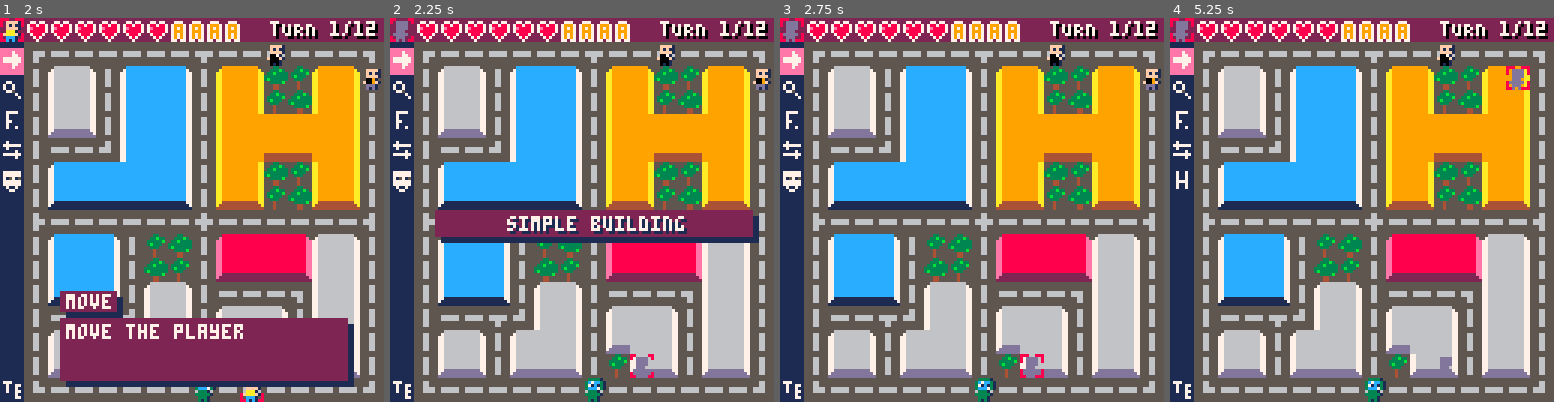
Above: before the commit, frames 1-4 (left to right).
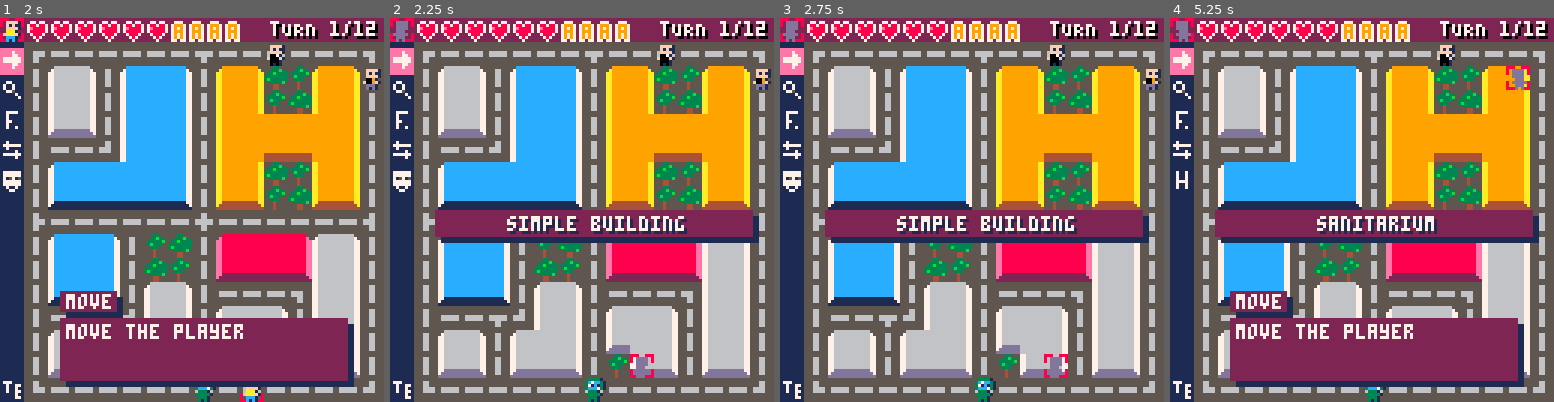
Above: after the commit, the same moments.

Repository: pixelocene/z
Game: PICO-8 cartridge z.p8
Same seed, same stepped clock (60 frames per second), same inputs: the game is played once before the commit and once after it.
Inputs:
- Up to frame 1 (2 s): tap X (X key) at 0.33, 1.07, 1.85 s; tap O (Z key) at 0.7, 1.7 s; hold Right from 1.6 s (still down)
- Up to frame 2 (2.25 s): release Right at 2.1 s; tap O (Z key) at 2.1 s; hold Up from 2.15 s (still down)
- Up to frame 3 (2.75 s): release Up at 2.42 s; hold Right from 2.47 s (still down); tap O (Z key) at 2.5 s
- Up to frame 4 (5.25 s): tap O (Z key) every 0.4 s from 2.9 to 4.9 s; tap X (X key) at 2.97, 4.08, 5.2 s; release Right at 3.03 s; hold Left 3.08-3.58 s; hold Down 3.63-3.97 s; hold Right 4.02-4.68 s; hold Up 4.73-5.03 s; hold Left from 5.08 s (still down)

Frame 1 is identical in both runs. In frame 2, less than 0.1% of the frame differs, in the area x 0-69%, y 0-94%; in frame 3, 7.6%; in frame 4, 22%, in the area x 0-97%, y 3-97%.

Commit message:
Refacto (inline more code to prevent tokens count)
It also:

- Remove the enter_building state and replace it with a message that disapears automaticaly
- Handle player direction

Diff:
--- a/z.p8
+++ b/z.p8
@@ -10,60 +10,20 @@
 	debug_enabled=true
 	debug_stack={}
 
-	-- game related
-	areas={}
-	players={}
-	game_special_buildings={}
-	target={
-		x=0,
-		y=0,
-		anim=0
-	}
-	init_game()
-	init_players()
-	current_player=1
-	current_action=actions[1]
-	state=states.title_screen
-	turn=1
-end
-
-function _update()
-	debug_stack={}
-	if state==states.title_screen then
-		update_title_screen()
-	end
-	if state==states.in_game
-		or state==states.in_game_action_selection
-		or state==states.in_game_move
-	 or state==states.in_game_enter_building then
-	 update_game()
-	end
-end
-
-function _draw()
-	-- states
-	if state==states.title_screen then
-		draw_title_screen()
-	end
-	if state==states.in_game
-		or state==states.in_game_action_selection
-		or state==states.in_game_move
-		or state==states.in_game_enter_building then
-	 draw_game()
-	end
-	-- debug mode
-	draw_debug()
-end
-
---[[===========================
-
-	title screen
-
-=============================]]
+	init_main_title()
+end
+
+-->8
+-- main title
+
+function init_main_title()
+	_update=update_title_screen
+	_draw=draw_title_screen
+end
 
 function update_title_screen()
 	if btnp(❎) or btnp(🅾️) then
-		state=states.in_game_action_selection
+		init_game()
 	end
 end
 
@@ -107,279 +67,69 @@
 	print("press ❎ or 🅾️ to start",15,110)
 end
 
---[[===========================
-
-	util functions
-
-=============================]]
-
-function get_table_keys(table)
-  local keyset = {}
-  for k,v in pairs(table) do
-    keyset[#keyset + 1] = k
-  end
-  return keyset
-end
-
---[[===========================
-
-	debug functions
-
-=============================]]
-
-function debug(value)
-	add(debug_stack,value)
-end
-
-function draw_debug()
-	if debug_enabled then
-		local y=127-6
-		for message in all(debug_stack) do
-			printh(message, "debug")
-			rectfill(0,y,128,y+6,8)
-			print("!"..message,1,y+1,7)
-			y-=8
-		end
-	end
-end
-
-function dump(t, indent, done)
-	done = done or {}
-	indent = indent or 0
-	done[t] = true
-	for key, value in pairs(t) do
-		local spaces=""
-		for i=1,indent do spaces=spaces.."  " end
-		if type(value) == "table" and not done[value] then
-			done[value] = true
-			printh(spaces..key..":")
-			dump(value, indent + 2, done)						done[value] = nil
-		else
-			printh(spaces..key..": "..value)
-		end
-	end
-end
 -->8
 -- game
 
 function init_game()
-	init_areas()
-end
-
-function update_game()
-	update_target()
-	-- action selection
-	if state==states.in_game_action_selection then
-		update_game_action_selection()
-	end
-	-- move
-	if state==states.in_game_move then
-		update_game_move()
-	end
-	-- enter building
-	if state==states.in_game_enter_building then
-		update_game_enter_building()
-	end
-end
-
-function draw_game()
-	draw_map()
-	draw_players()
-
-	if state==states.in_game_action_selection then
-		draw_game_action_selection()
-	end
-
-	if state==states.in_game_enter_building then
-		draw_game_enter_building()
-	end
-
-	draw_ui()
-end
-
-function draw_map()
-	cls()
-	map(0,0,8,8)
-	-- draw areas
-	for i=1,4 do
-		local area=areas[i]
-
-		local srcx=area.mapping.x
-		local srcy=area.mapping.y
-		if i==1 then
-			destx=1 desty=1
-		elseif i==2 then
-			destx=8 desty=1
-		elseif i==3 then
-			destx=1 desty=8
-		else
-			destx=8 desty=8
-		end
-
-		for x=0,5 do
-			for y=0,5 do
-				mset(
-					destx+x,desty+y,
-					mget(srcx+x,srcy+y)
-				)
+	turn=1
+	game_state="action_selection"
+
+	areas={}
+	game_special_buildings={}
+	building_message = {
+		message=nil,
+		anim=0
+	}
+
+	players={}
+	current_player=1
+
+	target={
+		x=0,
+		y=0,
+		anim=0
+	}
+
+	current_action=actions[1]
+
+	-- init areas
+	repeat
+		local area=layouts[ceil(rnd(#layouts))]
+		-- todo check area not already used before adding it
+		local exists=false
+		for a in all(areas) do
+			if (a==area) exists=true
+		end
+		if not exists then
+			-- init buildings for the area
+			for b in all(area.buildings) do
+				local building=nil
+				if b.is=="normal" then
+					building=normal_building
+				elseif b.is=="graveyard" then
+					building=graveyard
+				else
+					-- special buildings are picked randomly
+					repeat
+						local exists=false
+						local spe=special_buildings[ceil(rnd(#special_buildings))]
+						for special_building in all(game_special_buildings) do
+							if special_building.name==b.name then
+								exists=true
+							end
+						end
+						building=spe
+					until not exists
+				end
+				b.name=building.name
+				-- @todo copy objects
 			end
-		end
-	end
-
-end
-
---[[===========================
-
-	in_game_action_selection
-
-=============================]]
-
-function update_game_action_selection()
-	-- handle actions
-	if (btnp(⬅️)) current_player-=1
-	if (btnp(➡️)) current_player+=1
-	if (btnp(⬇️)) move_to_next_action(1)
-	if (btnp(⬆️)) move_to_next_action(-1)
-	if (btnp(🅾️)) do_action()
-	-- check if current player is out of boundaries
-	if (current_player>#players) current_player=1
-	if (current_player<1) current_player=#players
-end
-
-function move_to_next_action(direction)
-	local keys=get_table_keys(actions)
-	local index=nil
-	for i,v in ipairs(actions) do
-		if v.name==current_action.name then
-			index=i
-		end
-	end
-	-- go to next index
-	index+=direction
-	-- check new index is in boundaries
-	if (index>#actions) index=1
-	if (index<1) index=#actions
-	-- modify current action
-	current_action=actions[keys[index]]
-end
-
-function draw_game_action_selection()
-	local p=players[current_player]
-	if current_action.name=="special" then
-		local p=players[current_player]
-		name=p.job.action.name
-		description=p.job.action.description
-	else
-		name=current_action.name
-		description=current_action.description
-	end
-
-	rectfill(22,93,20+#name*4+4,91+8,1)
-	rectfill(20,91,20+#name*4+2,91+6,2)
-
-	rectfill(22,102,117,122,1)
-	if p.actions>0 then
-		rectfill(20,100,115,120,2)
-	else
-		rectfill(20,100,115,120,8)
-	end
-
-	print(name,22,92,7)
-	if p.actions>0 then
-		print(description,22,102,7)
-	else
-		print("no actions remaining",22,102,7)
-	end
-end
-
---[[===========================
-
-	in_game_move
-
-=============================]]
-
-function update_game_move()
-	local p=players[current_player]
-	local newx,newy=p.x,p.y
-
-	if (p.actions==0) then
-		state=states.in_game_action_selection
-		return
-	end
-
-	if (btnp(⬅️)) newx-=1
-	if (btnp(➡️)) newx+=1
-	if (btnp(⬇️)) newy+=1
-	if (btnp(⬆️)) newy-=1
-
-	if (btnp(❎)) state=states.in_game_action_selection
-
-	if ((p.x~=newx or p.y~=newy) and can_go_to(newx,newy)) then
-		p.x=newx
-		p.y=newy
-		if (not freemove) p.actions-=1
-	end
-
-	get_building_for_player()
-end
-
-function can_go_to(x,y)
-	-- check out of boundaries
-	if x<1 or x>15 or y<1 or y>15 then
-		return false
-	end
-	-- check non traversable sprits
-	-- (map is 0,0 and player is 1,1)
-	if (fget(mget(x-1,y-1),0)) then
-		return false
-	end
-	-- all is right
-	return true
-end
-function do_action()
-	if (current_action.name=="move") state=states.in_game_move
-end
-
---[[===========================
-
-	in_game_enter_building
-
-=============================]]
-
-function update_game_enter_building()
-	if btnp(❎)
-		or btnp(🅾️)
-		--or btnp(⬅️)
-		--or btnp(➡️)
-		--or btnp(⬇️)
-		--or btnp(⬆️)
-		then
-		state=states.in_game_move
-	end
-end
-
-function draw_game_enter_building()
-	local p=players[current_player]
-	local place=p.building.name
-	rectfill(17,66,122,74,1)
-	rectfill(15,64,120,72,2)
-	print(
-		place,
-		(122-17-#place*4)/2+17+1,
-		67,
-		1
-	)
-	print(
-		place,
-		(122-17-#place*4)/2+17,
-		66,
-		7
-	)
-end
--->8
--- players
-
-function init_players()
+			-- add the area to the map areas
+			add(areas,area)
+		end
+	until #areas==4
+
+	-- init players
 	for i=1,4 do
 		local x,y = rnd_start_location()
 		local job = get_a_job()
@@ -395,6 +145,266 @@
 			building=nil, -- building data
 		})
 	end
+
+	_update=update_game
+	_draw=draw_game
+end
+
+function update_game()
+	-- update animations
+	update_target()
+	-- update building message timer
+	if building_message.name~=nil then
+		building_message.anim-=0.1
+		if building_message.anim <= 0 then building_message.name=nil end
+	end
+
+	-- handle user interaction
+	if game_state=="action_selection" then
+		if (btnp(⬅️)) current_player-=1
+		if (btnp(➡️)) current_player+=1
+		if (btnp(⬇️)) move_to_next_action(1)
+		if (btnp(⬆️)) move_to_next_action(-1)
+		if (btnp(🅾️)) do_action()
+		-- check user selection cycling
+		if (current_player>#players) current_player=1
+		if (current_player<1) current_player=#players
+	end
+
+	if game_state=="move" then
+		local p=players[current_player]
+		local newx,newy=p.x,p.y
+
+		if btnp(❎) or p.actions==0 then
+			game_state="action_selection"
+			return
+		end
+
+		if btnp(⬅️) then
+			newx-=1
+			p.mirror=true
+		end
+		if btnp(➡️) then
+			newx+=1
+			p.mirror=false
+		end
+		if (btnp(⬇️)) newy+=1
+		if (btnp(⬆️)) newy-=1
+
+		-- check the new coordinates before applying them
+		if ((p.x~=newx or p.y~=newy) and current_player_can_go_to(newx,newy)) then
+			p.x=newx
+			p.y=newy
+			if (not freemove) p.actions-=1
+		end
+
+		-- retrieve the builder the player is in (if any)
+		get_building_for_player()
+	end
+
+	if game_state=="enter_building" then update_game_enter_building() end
+end
+
+-- navigate between the current player actions
+function move_to_next_action(direction)
+	local keys=get_table_keys(actions)
+	local index=nil
+	for i,v in ipairs(actions) do
+		if v.name==current_action.name then
+			index=i
+		end
+	end
+	-- go to next index
+	index+=direction
+	-- check new index is in boundaries
+	if (index>#actions) index=1
+	if (index<1) index=#actions
+	-- modify current action
+	current_action=actions[keys[index]]
+end
+
+-- execute the selected action for the current player
+function do_action()
+	if (current_action.name=="move") game_state="move"
+end
+
+function draw_game()
+	draw_map()
+	draw_players()
+
+	if game_state=="action_selection" then
+		local p=players[current_player]
+		if current_action.name=="special" then
+			local p=players[current_player]
+			name=p.job.action.name
+			description=p.job.action.description
+		else
+			name=current_action.name
+			description=current_action.description
+		end
+
+		rectfill(22,93,20+#name*4+4,91+8,1)
+		rectfill(20,91,20+#name*4+2,91+6,2)
+
+		rectfill(22,102,117,122,1)
+		if p.actions>0 then
+			rectfill(20,100,115,120,2)
+		else
+			rectfill(20,100,115,120,8)
+		end
+
+		print(name,22,92,7)
+		if p.actions>0 then
+			print(description,22,102,7)
+		else
+			print("no actions remaining",22,102,7)
+		end
+	end
+
+	if building_message.name~=nil then
+		local place=building_message.name
+		rectfill(17,66,122,74,1)
+		rectfill(15,64,120,72,2)
+		print(
+			place,
+			(122-17-#place*4)/2+17+1,
+			67,
+			1
+		)
+		print(
+			place,
+			(122-17-#place*4)/2+17,
+			66,
+			7
+		)
+	end
+
+	draw_ui()
+	draw_debug()
+end
+
+-->8
+-- tools and debug
+
+function debug(value)
+	add(debug_stack,value)
+end
+
+function draw_debug()
+	if debug_enabled then
+		local y=127-6
+		for message in all(debug_stack) do
+			printh(message, "debug")
+			rectfill(0,y,128,y+6,8)
+			print("!"..message,1,y+1,7)
+			y-=8
+		end
+	end
+end
+
+function get_table_keys(table)
+  local keyset = {}
+  for k,v in pairs(table) do
+    keyset[#keyset + 1] = k
+  end
+  return keyset
+end
+
+-->8
+-- map and buildings
+
+function draw_map()
+	cls()
+	map(0,0,8,8)
+	-- draw areas
+	for i=1,4 do
+		local area=areas[i]
+
+		local srcx=area.mapping.x
+		local srcy=area.mapping.y
+		if i==1 then
+			destx=1 desty=1
+		elseif i==2 then
+			destx=8 desty=1
+		elseif i==3 then
+			destx=1 desty=8
+		else
+			destx=8 desty=8
+		end
+
+		for x=0,5 do
+			for y=0,5 do
+				mset(
+					destx+x,desty+y,
+					mget(srcx+x,srcy+y)
+				)
+			end
+		end
+	end
+
+end
+
+function current_player_can_go_to(x,y)
+	-- check out of boundaries
+	if x<1 or x>15 or y<1 or y>15 then
+		return false
+	end
+	-- check non traversable sprits
+	-- (map is 0,0 and player is 1,1)
+	if (fget(mget(x-1,y-1),0)) then
+		return false
+	end
+	-- all is right
+	return true
+end
+
+-->8
+-- players
+
+function get_building_for_player()
+	local p=players[current_player]
+	local a=nil
+	local relx=0 local rely=0
+	local previous_building_id=nil
+	if p.building~=nil then
+		previous_building_id=p.building.id
+	end
+	-- determine which area we are in
+	-- and calculate the player position relative to the area
+	if p.x>1 and p.x<8 and p.y>1 and p.y<8 then
+		a=areas[1]
+		relx=p.x-1 rely=p.y-1
+	elseif p.x>8 and p.x<15 and p.y>1 and p.y<8 then
+		a=areas[2]
+		relx=p.x-8 rely=p.y-1
+	elseif p.x>1 and p.x<8 and p.y>8 and p.y<15 then
+		a=areas[3]
+		relx=p.x-1 rely=p.y-8
+	elseif p.x>8 and p.x<15 and p.y>8 and p.y<15 then
+		a=areas[4]
+		relx=p.x-8 rely=p.y-8
+	else
+		p.building=nil
+		return
+	end
+	-- check the building in the area
+	for b in all(a.buildings) do
+		for r in all(b.rects) do
+			if relx>=r[1] and relx<=r[3]
+				and rely>=r[2] and rely<=r[4] then
+				p.building=b
+				if previous_building_id~=b.id then
+					building_message = {
+						name=p.building.name,
+						anim=3
+					}
+				end
+				return b
+			end
+		end
+	end
+	p.building=nil
+	return nil
 end
 
 function draw_players()
@@ -469,8 +479,7 @@
 	until not exists
 	return col, row
 end
--->8
--- zombies
+
 -->8
 -- ui
 function draw_ui()
@@ -552,7 +561,7 @@
 	end
 end
 -->8
--- data
+-- game data
 
 -- objects
 objects = {
@@ -749,15 +758,6 @@
 	},
 }
 
--- game states
-states = {
-	title_screen=0,
-	in_game=1,
-	in_game_action_selection=2,
-	in_game_move=3,
-	in_game_enter_building=4,
-}
-
 -- players jobs
 jobs = {
 	builder={
@@ -851,94 +851,6 @@
 		description="end the current turn",
 	},
 }
--->8
--- area and building
-
-function init_areas()
-	-- pick areas to add to the map
-	repeat
-		local area=layouts[ceil(rnd(#layouts))]
-		-- todo check area not already used before adding it
-		local exists=false
-		for a in all(areas) do
-			if (a==area) exists=true
-		end
-		if not exists then
-			init_buildings(area)
-			add(areas,area)
-		end
-	until #areas==4
-end
-
-function init_buildings(area)
-	for b in all(area.buildings) do
-		local building=nil
-		if b.is=="normal" then
-			building=normal_building
-		elseif b.is=="graveyard" then
-			building=graveyard
-		else
-			-- special buildings are picked randomly
-			repeat
-				local exists=false
-				local spe=special_buildings[ceil(rnd(#special_buildings))]
-				for special_building in all(game_special_buildings) do
-					if special_building.name==b.name then
-						exists=true
-					end
-				end
-				building=spe
-			until not exists
-		end
-		b.name=building.name
-		-- todo copy objects
-	end
-end
-
--- get the building at player position or nil
-function get_building_for_player()
-	local p=players[current_player]
-	local a=nil
-	local relx=0 local rely=0
-	local previous_building_id=nil
-	--printh(p.building)
-	if p.building~=nil then
-		previous_building_id=p.building.id
-	end
-	-- determine which area we are in
-	-- and calculate the player position relative to the area
-	if p.x>1 and p.x<8 and p.y>1 and p.y<8 then
-		a=areas[1]
-		relx=p.x-1 rely=p.y-1
-	elseif p.x>8 and p.x<15 and p.y>1 and p.y<8 then
-		a=areas[2]
-		relx=p.x-8 rely=p.y-1
-	elseif p.x>1 and p.x<8 and p.y>8 and p.y<15 then
-		a=areas[3]
-		relx=p.x-1 rely=p.y-8
-	elseif p.x>8 and p.x<15 and p.y>8 and p.y<15 then
-		a=areas[4]
-		relx=p.x-8 rely=p.y-8
-	else
-		p.building=nil
-		return
-	end
-	-- check the building in the area
-	for b in all(a.buildings) do
-		for r in all(b.rects) do
-			if relx>=r[1] and relx<=r[3]
-				and rely>=r[2] and rely<=r[4] then
-				p.building=b
-				if previous_building_id~=b.id then
-					state=states.in_game_enter_building
-				end
-				return b
-			end
-		end
-	end
-	p.building=nil
-	return nil
-end
 
 __gfx__
 00000000eeaaa1eeeeaaa1eeeeeeeeeeeeeeeeeeeeeeeeeeeeeeeeeeeeeeeeeeeeeeeeeeeeeeeeeeeeeeeeee0000000000000000555555555555555555555555
